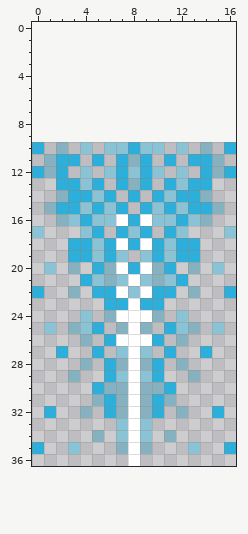
Pixel-art sprite -- core/assets/images/protrusion-liquid-1.png. That is the earlier state.
The file is 17x27 pixels. The old version is drawn lined up with the new one, on the new canvas.
New version:
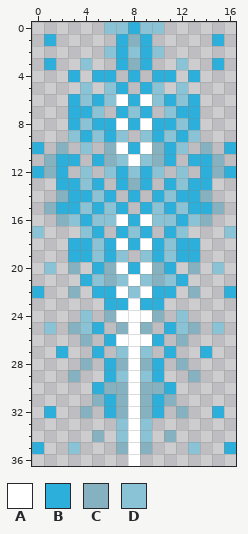
Palette (. is transparent): A #ffffff  B #2cafda  C #85b1c0  D #8bc3d6
From old to new:
canvas 17x27 -> 17x37, the old top-left corner now at 0,10
Changed rows in their new state; - is an unchanged pixel.
first column x 1:
 0 -----DDBDD-----
 1 B-----BCB-----B
 2 -----DBDBD-----
 3 B--D--BCB--D--B
 4 --B-BB-B-BB-B--
 5 ---D-DB-BD-D---
 6 --BDBDABADBDB--
 7 --BBD-BDB-DBB--
 8 --BDBBABABBDB--
 9 --DBDBD-DBDBD--
10 -----CA-ACB----
11 -----CDADC-----
